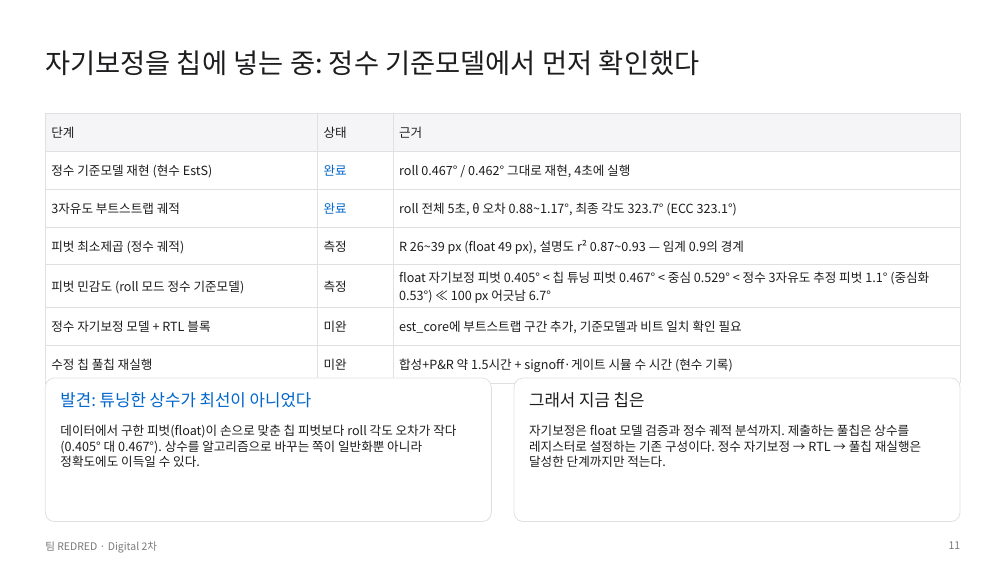
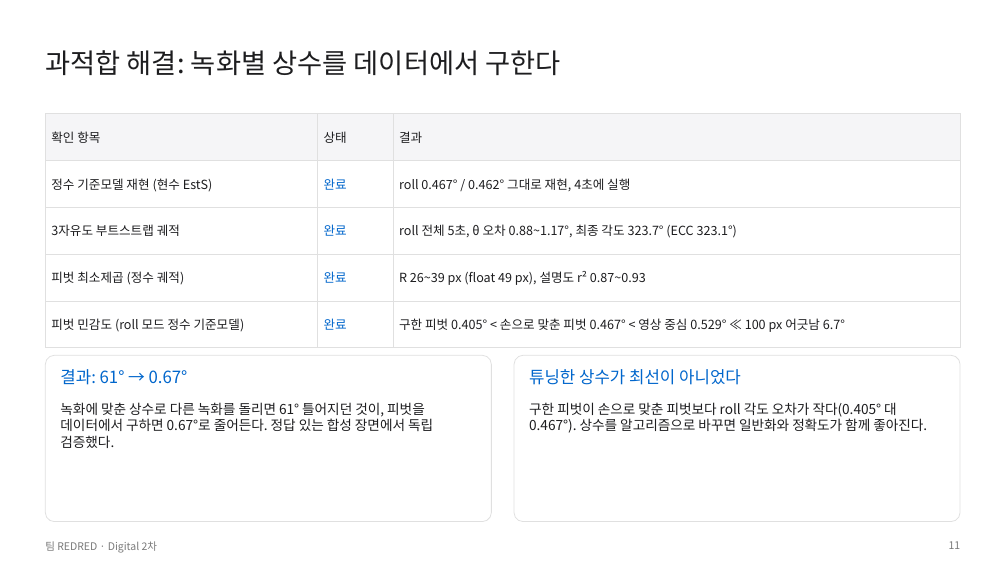
Before and after one commit to GangHeeJo/AI-SEMI, a slide deck: slide 11 of submission/REDRED_2차_발표자료_칩S.pptx. Drawn at 1008x567 pixels with LibreOffice and Linux fonts; fonts in the diff are those of the drawing. Boxes give left, top, right and bottom in pixels: in the first picture for what was removed or moved away, otherwise in the second. Text is boxed around its words. In the diff, an @@ line names an element or a change of style, - is before the commit and + after.

```diff
--- a/submission/REDRED_2차_발표자료_칩S.pptx
+++ b/submission/REDRED_2차_발표자료_칩S.pptx
@@ text at box(45, 50, 561, 75): text changed @@
-자기보정을 칩에 넣는 중: 정수 기준모델에서 먼저 확인했다
+과적합 해결: 녹화별 상수를 데이터에서 구한다
@@ table at box(45, 113, 960, 336) @@
-row 1, column 1: 단계
+row 1, column 1: 확인 항목
-row 1, column 3: 근거
+row 1, column 3: 결과
-row 4: 피벗 최소제곱 (정수 궤적) | 측정 | R 26~39 px (float 49 px), 설명도 r² 0.87~0.93 — 임계 0.9의 경계
-row 5: 피벗 민감도 (roll 모드 정수 기준모델) | 측정 | float 자기보정 피벗 0.405° < 칩 튜닝 피벗 0.467° < 중심 0.529° < 정수 3자유도 추정 피벗 1.1° (중심화 0.53°) ≪ 100 px 어긋남 6.7°
-row 6: 정수 자기보정 모델 + RTL 블록 | 미완 | est_core에 부트스트랩 구간 추가, 기준모델과 비트 일치 확인 필요
-row 7: 수정 칩 풀칩 재실행 | 미완 | 합성+P&R 약 1.5시간 + signoff·게이트 시뮬 수 시간 (현수 기록)
+row 4: 피벗 최소제곱 (정수 궤적) | 완료 | R 26~39 px (float 49 px), 설명도 r² 0.87~0.93
+row 5: 피벗 민감도 (roll 모드 정수 기준모델) | 완료 | 구한 피벗 0.405° < 손으로 맞춘 피벗 0.467° < 영상 중심 0.529° ≪ 100 px 어긋남 6.7°
@@ rounded rectangle: place and size @@
-rounded rectangle at box(45, 378, 492, 522)
+rounded rectangle at box(45, 355, 492, 522)
@@ rounded rectangle at box(45, 355, 492, 522): proportions changed @@
@@ rounded rectangle at box(514, 355, 960, 522): proportions changed @@
@@ rounded rectangle: place and size @@
-rounded rectangle at box(514, 378, 960, 522)
+rounded rectangle at box(514, 355, 960, 522)
@@ text added at box(60, 369, 188, 385), 16 pt, text #0066CC @@
+결과: 61° → 0.67°
@@ text at box(529, 369, 741, 385): text changed @@
-발견: 튜닝한 상수가 최선이 아니었다
+튜닝한 상수가 최선이 아니었다
@@ text at box(60, 402, 433, 448): text changed; size 12 to 13 pt @@
-데이터에서 구한 피벗(float)이 손으로 맞춘 칩 피벗보다 roll 각도 오차가 작다(0.405° 대 0.467°). 상수를 알고리즘으로 바꾸는 쪽이 일반화뿐 아니라 정확도에도 이득일 수 있다.
+녹화에 맞춘 상수로 다른 녹화를 돌리면 61° 틀어지던 것이, 피벗을 데이터에서 구하면 0.67°로 줄어든다. 정답 있는 합성 장면에서 독립 검증했다.
@@ text at box(529, 402, 927, 433): text changed; size 12 to 13 pt @@
-자기보정은 float 모델 검증과 정수 궤적 분석까지. 제출하는 풀칩은 상수를 레지스터로 설정하는 기존 구성이다. 정수 자기보정 → RTL → 풀칩 재실행은 달성한 단계까지만 적는다.
+구한 피벗이 손으로 맞춘 피벗보다 roll 각도 오차가 작다(0.405° 대 0.467°). 상수를 알고리즘으로 바꾸면 일반화와 정확도가 함께 좋아진다.
@@ text removed at box(529, 392, 645, 408) @@
-그래서 지금 칩은
```
Also in this commit, not shown: 3 other slides changed, 3 other files.
